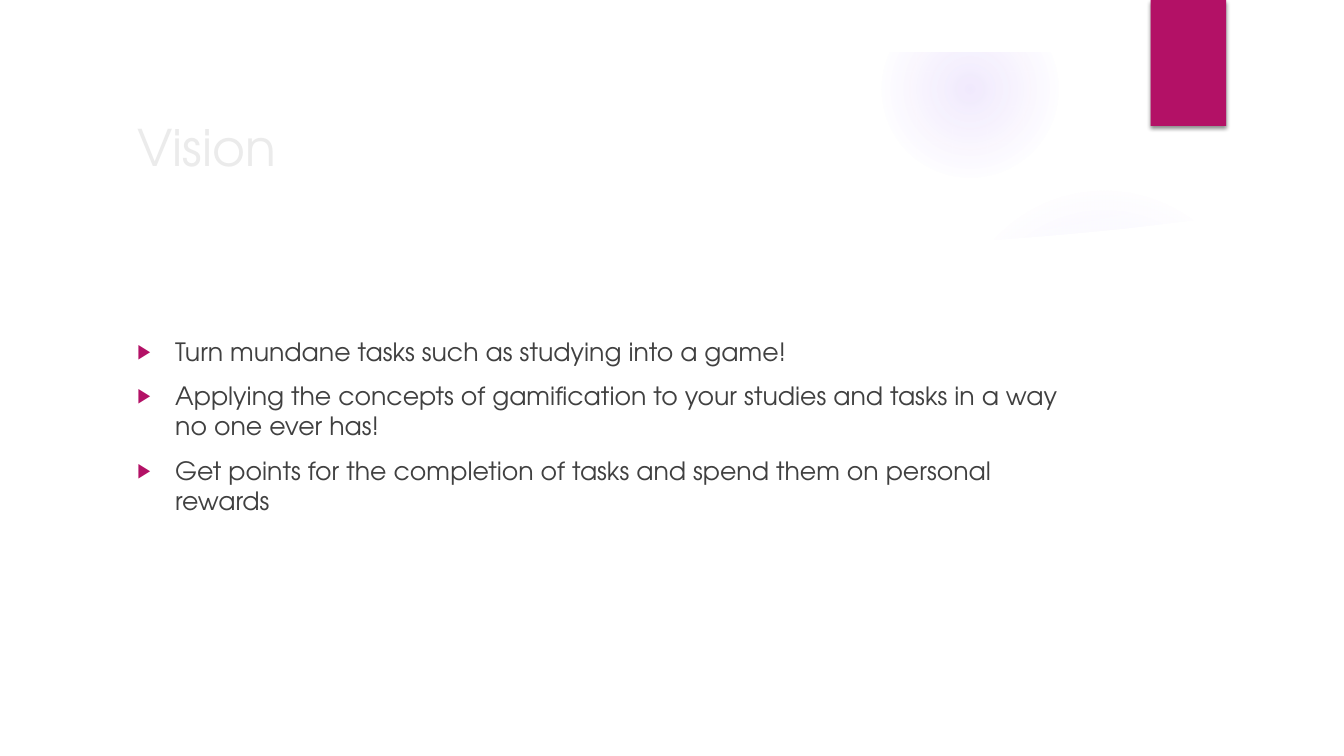
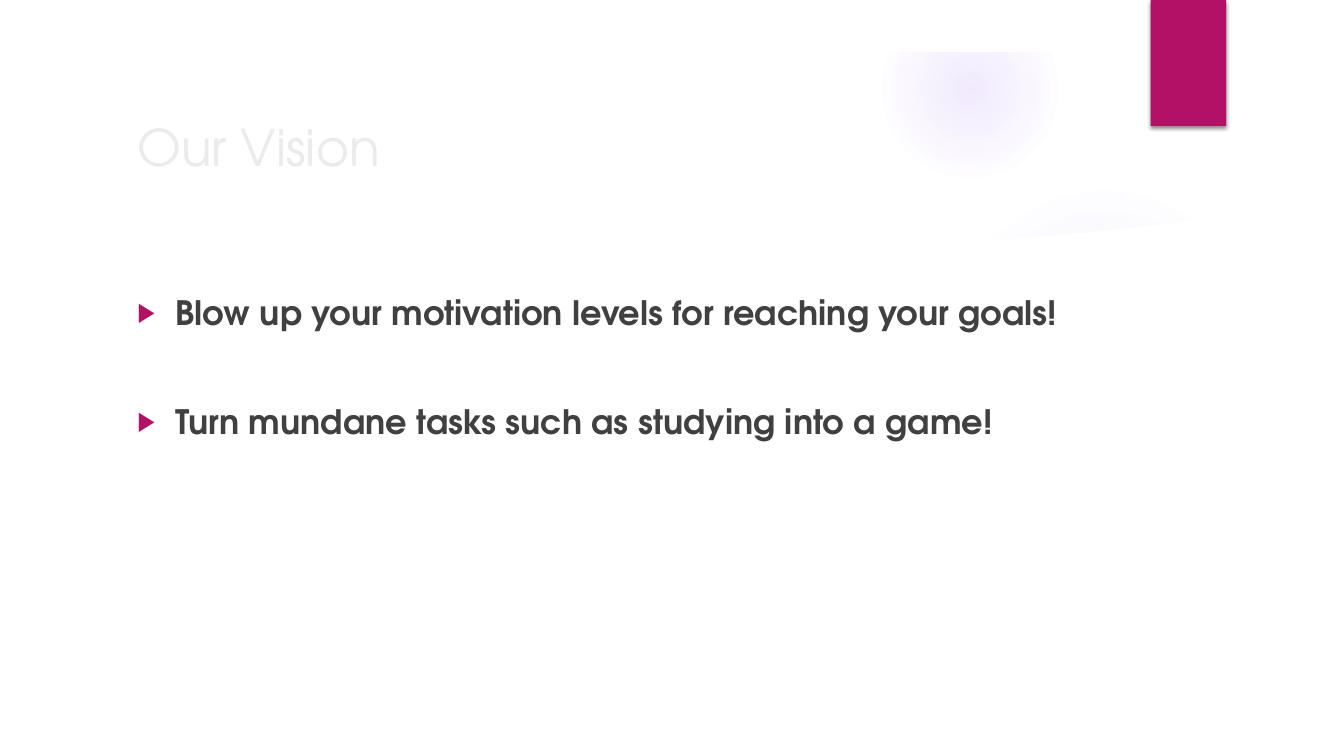
Before and after one commit to Mert-Guenduez/learnityourself, a slide deck: slide 3 of Documentation/Presentation/midterm_se.pptx. Drawn at 1344x756 pixels with LibreOffice and Linux fonts; fonts in the diff are those of the drawing; background and template pictures are left out. Boxes give left, top, right and bottom in pixels: in the first picture for what was removed or moved away, otherwise in the second. Text is boxed around its words. In the diff, an @@ line names an element or a change of style, - is before the commit and + after.

Commit message:
[Doc][Misc] Updated presentation in section 'Vision'

```diff
--- a/Documentation/Presentation/midterm_se.pptx
+++ b/Documentation/Presentation/midterm_se.pptx
@@ title at (127, 107, 1093, 185): text changed @@
-Vision
+Our Vision
@@ text at (175, 299, 1057, 333): paragraph added @@
+▶ Blow up your motivation levels for reaching your goals!
@@ text at (175, 386, 1057, 511): paragraphs removed @@
-▶ Applying the concepts of gamification to your studies and tasks in a way no one ever has!
-▶ Get points for the completion of tasks and spend them on personal rewards
@@ text at (175, 408, 992, 442): size 18 to 24 pt, bold on in "Turn mundane tasks such as studying into ..." @@
```
Also in this commit, not shown: 2 slides added.
